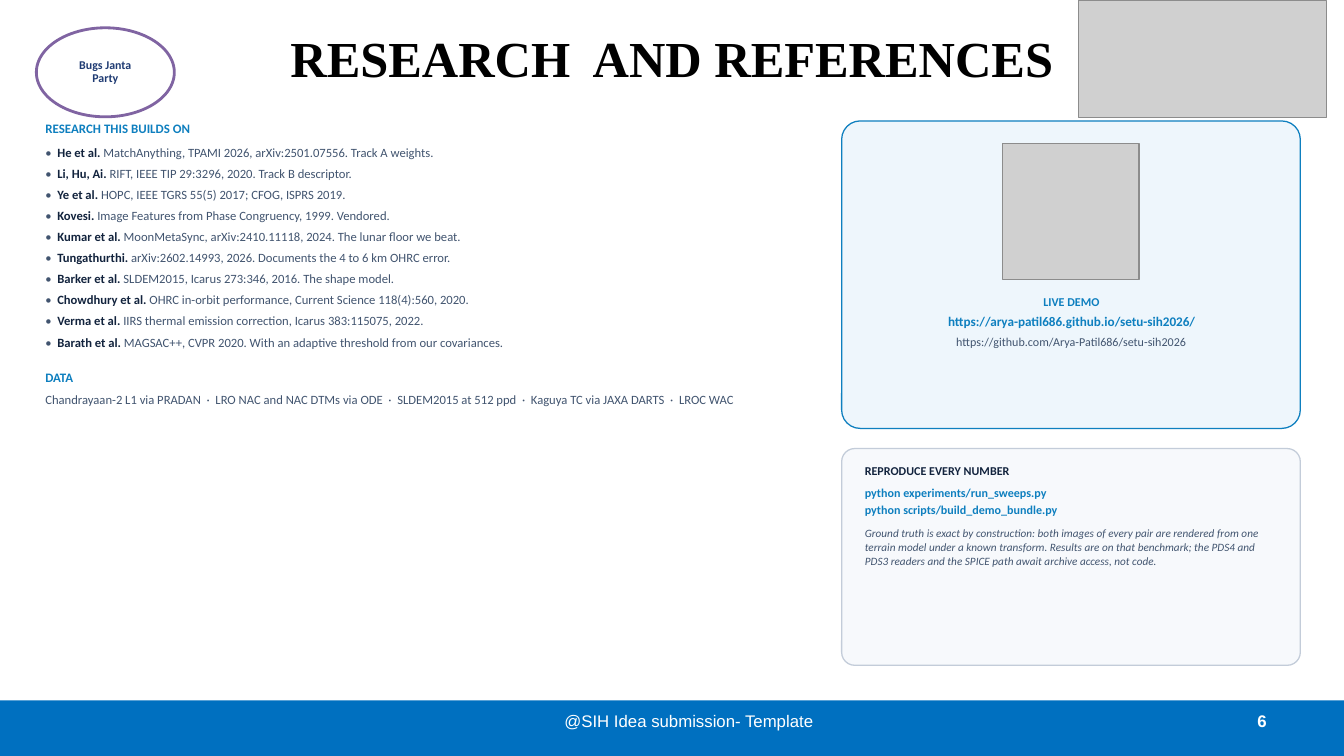
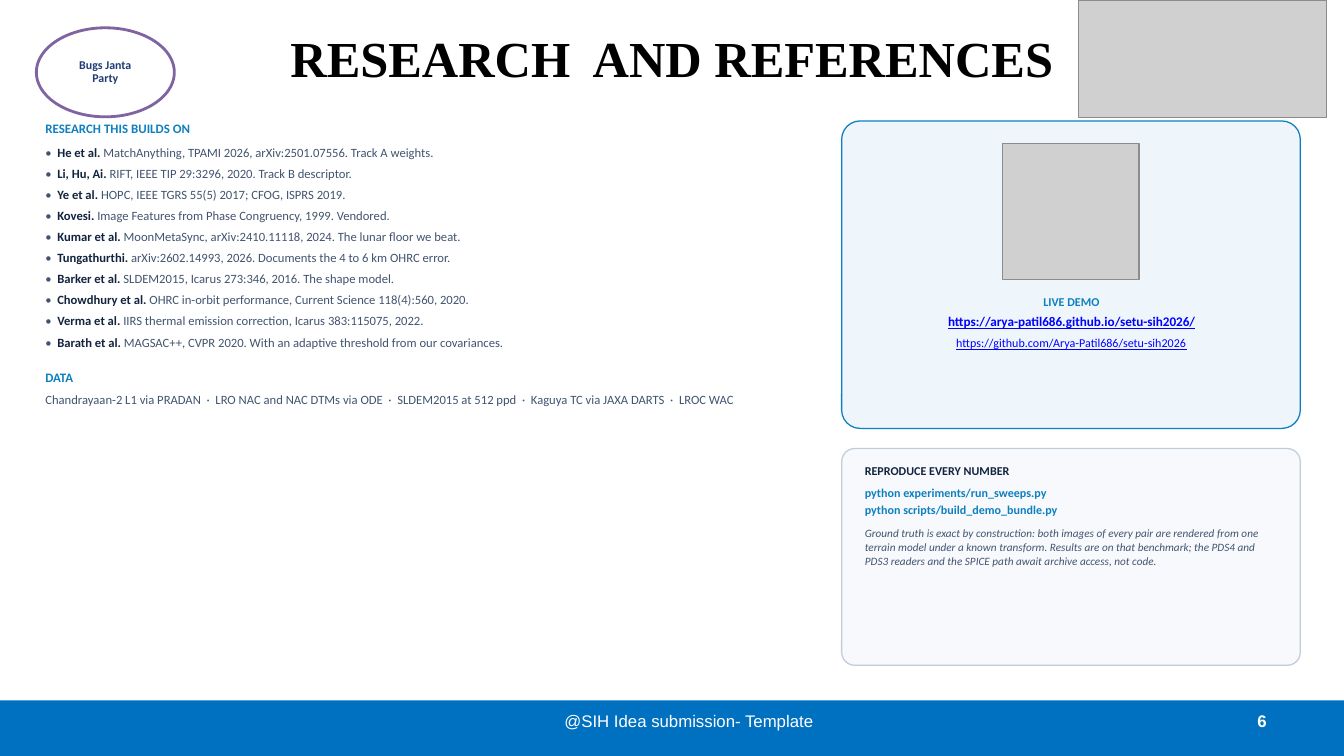
Before and after one commit to Arya-Patil686/setu-sih2026, a slide deck: slide 6 of deck/SIH2026_800C4B_SETU_PS26166.pptx. Drawn at 1344x756 pixels with LibreOffice and Linux fonts; fonts in the diff are those of the drawing; grey boxes stand for pictures. Boxes give left, top, right and bottom in pixels: in the first picture for what was removed or moved away, otherwise in the second. Text is boxed around its words. In the diff, an @@ line names an element or a change of style, - is before the commit and + after.

Commit message:
Put the demo and repository links on the deck, as real hyperlinks
The repository URL was only on the last slide in small grey text, and neither
link was clickable. Both now appear on the title page, beside the demo QR on
the impact slide, and on the references slide, and every one of them carries an
actual hyperlink rather than styled text - so a judge reading the submitted PDF
is one click from the running demo instead of retyping a URL.

Verified after export: all six links survive the PDF conversion.

```diff
--- a/deck/SIH2026_800C4B_SETU_PS26166.pptx
+++ b/deck/SIH2026_800C4B_SETU_PS26166.pptx
@@ text at (948, 316, 1195, 350): text colour #0E7FBF to #0000FF in "https://arya-patil686.github.io/setu-sih2026/"; underline on; text colour #41546F to #0000FF in "https://github.com/Arya-Patil686/setu-sih2026"; line spacing 1 to 1.05 @@
```
Also in this commit, not shown: 2 other slides changed, 2 other files.
